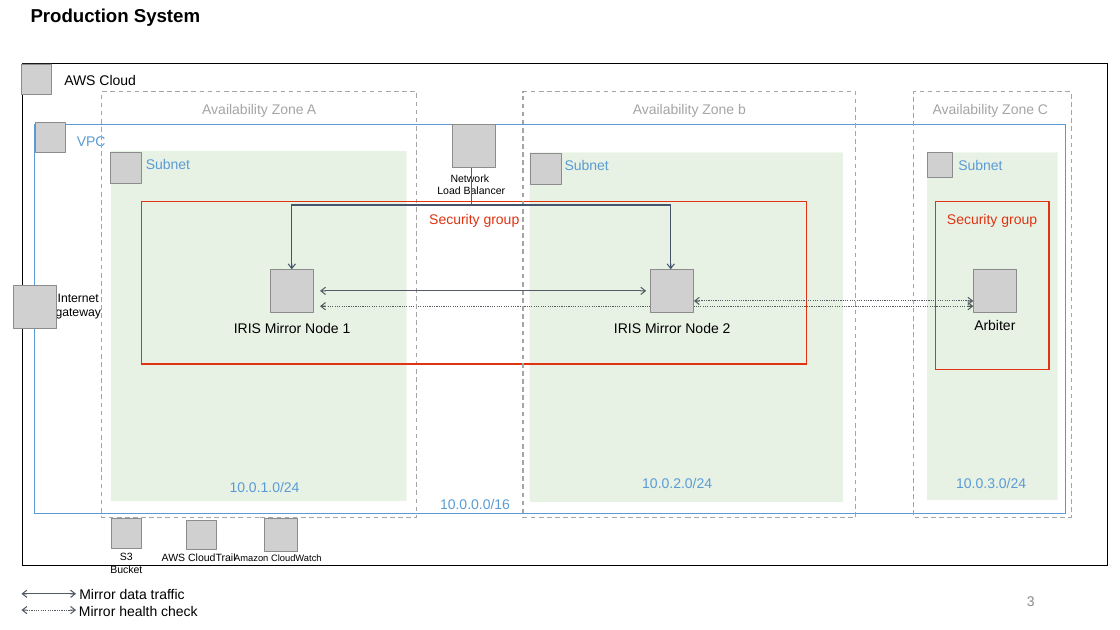
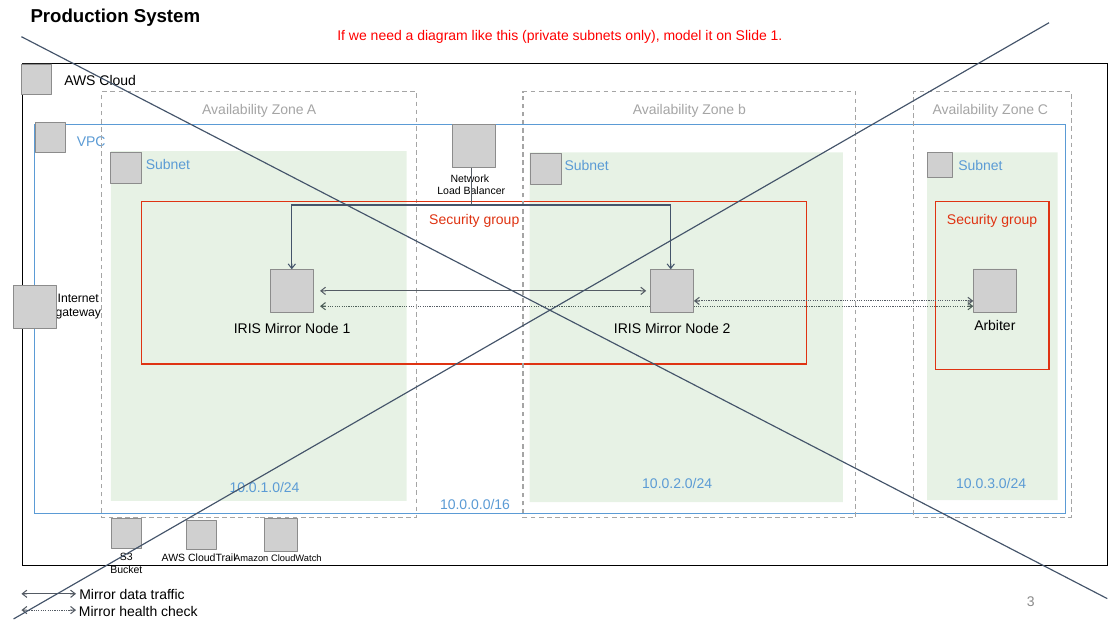
Before and after one commit to aws-quickstart/quickstart-intersystems-iris, a slide deck: slide 3 of docs/images/Intersystems IRIS architechture diagram.pptx. Drawn at 1120x630 pixels with LibreOffice and Linux fonts; fonts in the diff are those of the drawing; grey boxes stand for pictures. Boxes give left, top, right and bottom in pixels: in the first picture for what was removed or moved away, otherwise in the second. Text is boxed around its words. In the diff, an @@ line names an element or a change of style, - is before the commit and + after.

```diff
--- a/docs/images/Intersystems IRIS architechture diagram.pptx
+++ b/docs/images/Intersystems IRIS architechture diagram.pptx
@@ line added from (13, 619) to (1049, 23), #44546A 1 pt @@
@@ line added from (1107, 599) to (22, 37), #44546A 1 pt @@
@@ text added at box(337, 30, 783, 43), 12 pt, text #FF0000 @@
+If we need a diagram like this (private subnets only), model it on Slide 1.
```
Also in this commit, not shown: 2 other slides changed, 18 other files.
